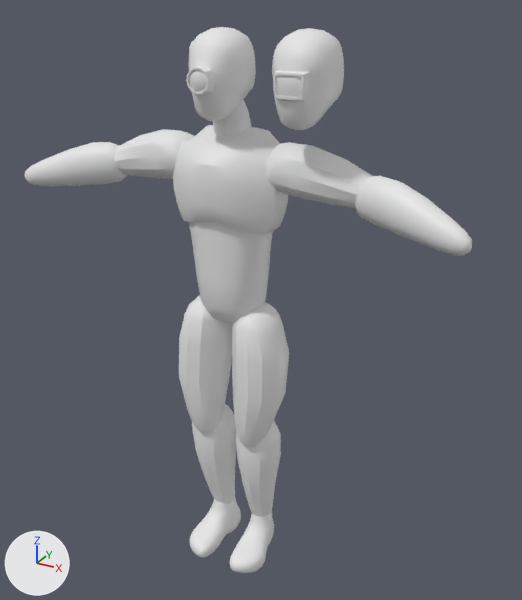
The Blender file Models/character.blend as it was, and as the next commit left it.
Camera for both pictures: a 50 mm camera at (12.59, -20.69, 13.31) aimed at (0.86, 0.65, 2.64). The lights are fixed; the arrows at lower left show +X, +Y and +Z.

Script lines for the objects in view, before the commit:
```python
me_cube_001 = bpy.data.meshes.new('Cube.001')
me_cube_001.from_pydata(...)  # 162 vertices, 144 faces; spans x 0.0..0.99, y -1.67..0.96, z 9.26..12.09
me_cube_001.polygons.foreach_set('use_smooth', [True] * 144)
me_cube_004 = bpy.data.meshes.new('Cube.004')
me_cube_004.from_pydata(...)  # 69 vertices, 60 faces; spans x 0.0..2.06, y -1.47..1.64, z 5.48..8.96
me_cube_004.polygons.foreach_set('use_smooth', [True] * 60)
me_cube_006 = bpy.data.meshes.new('Cube.006')
me_cube_006.from_pydata(...)  # 37 vertices, 28 faces; spans x 0.0..1.63, y -1.02..1.05, z 1.9..6.3
me_cube_006.polygons.foreach_set('use_smooth', [True] * 28)
me_cylinder_007 = bpy.data.meshes.new('Cylinder.007')
me_cylinder_007.from_pydata(...)  # 108 vertices, 98 faces; spans x -0.63..0.65, y -0.46..1.01, z 7.47..10.09
me_cylinder_007.polygons.foreach_set('use_smooth', [True] * 98)
ob_cube_001 = bpy.data.objects.new('Cube.001', me_cube_006)
ob_cube_001.location = (0.0, 0.0, 0.0)
_m = ob_cube_001.modifiers.new('Mirror', 'MIRROR')
_m.use_clip = True
ob_cube_003 = bpy.data.objects.new('Cube.003', me_cube_004)
ob_cube_003.location = (0.0, 0.0, 0.0)
_m = ob_cube_003.modifiers.new('Mirror', 'MIRROR')
_m.use_clip = True
ob_cube_004 = bpy.data.objects.new('Cube.004', me_cube_001)
ob_cube_004.location = (3.0, 0.0, 0.0)
_m = ob_cube_004.modifiers.new('Mirror', 'MIRROR')
_m.use_clip = True
ob_cylinder_005 = bpy.data.objects.new('Cylinder.005', me_cylinder_007)
ob_cylinder_005.location = (0.0, 0.0, 0.0)
# also in view: 'Cylinder.002' at (0.0, -0.01, -0.17); 'Cube.005' at (0.0, -0.44, 10.66); 'Cube' at (0.0, -0.07, -7.69); 'Cylinder.004' at (0.0, -0.25, 7.03); 'Cylinder.003' at (0.0, 0.21, 7.66)
```
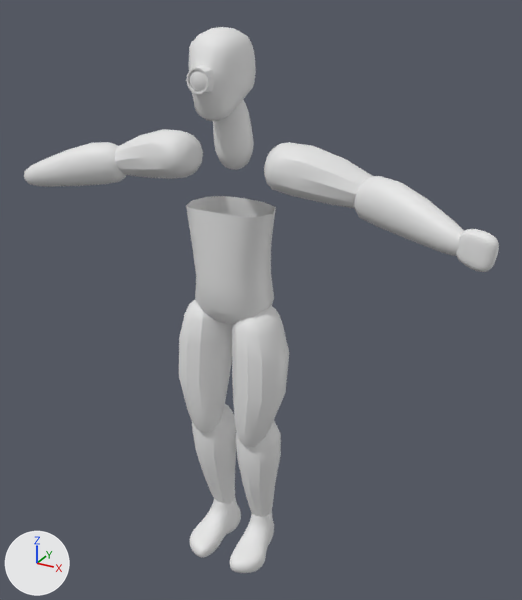
The change, as a list of edits to the scene's bpy script:
```text
Add mat_material:
    mat_material = principled_material('Material')
    mat_material.base_color = (0.8, 0.8, 0.8)  # white #e7e7e7
    mat_material.alpha = 0.0
Change me_cube_004:
    where me_cube_004.from_pydata(...)  # 69 vertices, 60 faces; spans x 0.0..2.06, y -1.47..1.64, z 5.48..8.96
    add me_cube_004.materials.append(mat_material)  # white #e7e7e7
Change me_cube_006:
    used by ob_cube_001; location = (0.0, 0.0, 0.0)
    remove me_cube_006.from_pydata(...)  # 37 vertices, 28 faces; spans x 0.0..1.63, y -1.02..1.05, z 1.9..6.3
    add me_cube_006.from_pydata(...)  # 37 vertices, 28 faces; spans x 0.0..1.63, y -1.08..1.24, z 1.85..6.3
    me_cube_006 part 1: 35 of 37 vertices moved; they spanned x 0.0..1.63, y -1.02..1.05, z 1.9..6.3 and now span x 0.0..1.63, y -1.08..1.24, z 1.85..6.3; mean shift (0.08, 0.05, -0.02); largest move (0.85, 0.66, 2.19) -> (1.14, 0.83, 2.18)
Add me_cube_002:
    me_cube_002.from_pydata([(-0.6, -0.276, -0.42), (-0.6, -0.276, 0.42), (-0.6, 0.276, -0.42), (-0.6, 0.276, 0.42), (0.6, -0.276, -0.6), (0.6, -0.276, 0.6), (0.6, 0.276, -0.6), (0.6, 0.276, 0.6), (-0.195, 0.276, -0.6), (-0.195, 0.276, 0.6), (-0.195, -0.276, -0.6), (-0.195, -0.276, 0.6), (-0.6, -0.276, 0.0), (-0.6, 0.384, 0.0), (0.6, 0.384, 0.0), (0.6, -0.212, 0.0), (-0.195, -0.212, 0.0), (-0.195, 0.384, 0.0)], [], [(12, 1, 3, 13), (17, 9, 7, 14), (14, 7, 5, 15), (16, 11, 1, 12), (8, 6, 4, 10), (9, 3, 1, 11), (7, 9, 11, 5), (2, 8, 10, 0), (15, 5, 11, 16), (13, 3, 9, 17), (2, 13, 17, 8), (4, 15, 16, 10), (10, 16, 12, 0), (6, 14, 15, 4), (8, 17, 14, 6), (0, 12, 13, 2)])
    me_cube_002.polygons.foreach_set('use_smooth', [True] * 16)
Change ob_cube_004:
    add ob_cube_004.hide_set(True)
Add ob_cube_006:
    ob_cube_006 = bpy.data.objects.new('Cube.006', me_cube_002)
    ob_cube_006.location = (8.71, -1.22, 6.53)
    ob_cube_006.rotation_euler = (-0.0354, 0.118, -0.347)  # degrees (-2, 6.8, -20)
    _m = ob_cube_006.modifiers.new('Subdivision', 'SUBSURF')
```

What differs and where, as boxes [x1, y1, x2, y2] in the pictures (522 x 600 px):
'Cube.003', recoloured: [173, 125, 288, 235] in both
'Cube.001', reshaped: before [189, 221, 273, 323]; after [189, 221, 274, 325]
'Cube.004', hidden: before [272, 28, 344, 130]
'Cube.006', added: after [456, 229, 499, 272]
